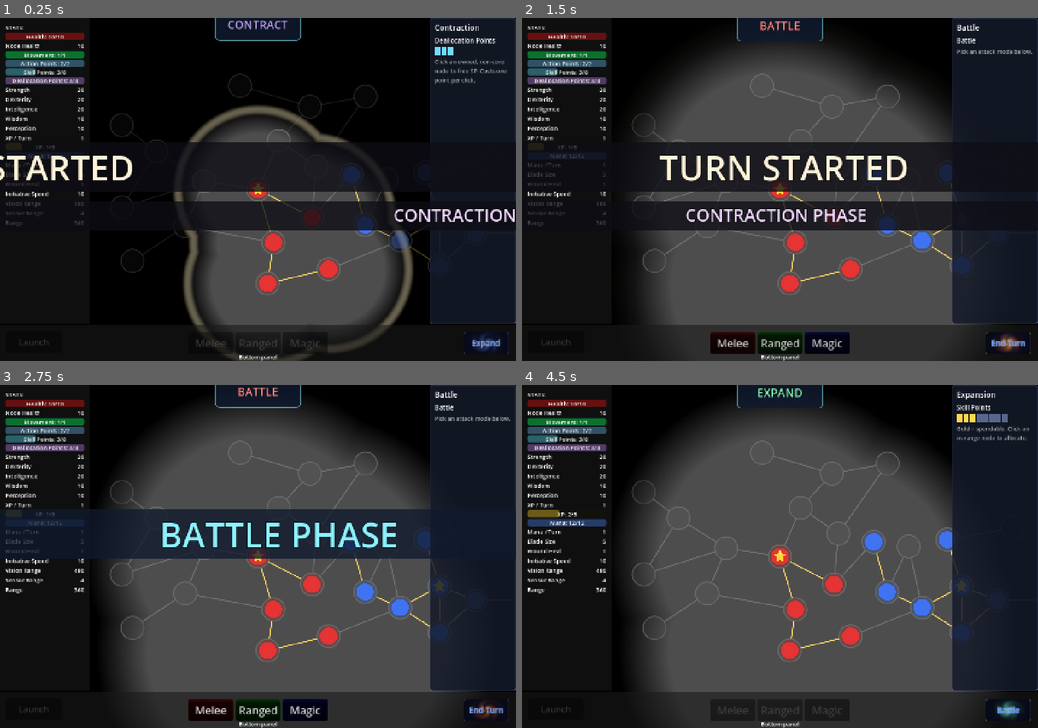
Above: before the commit, frames 1-4 (two rows, left to right).
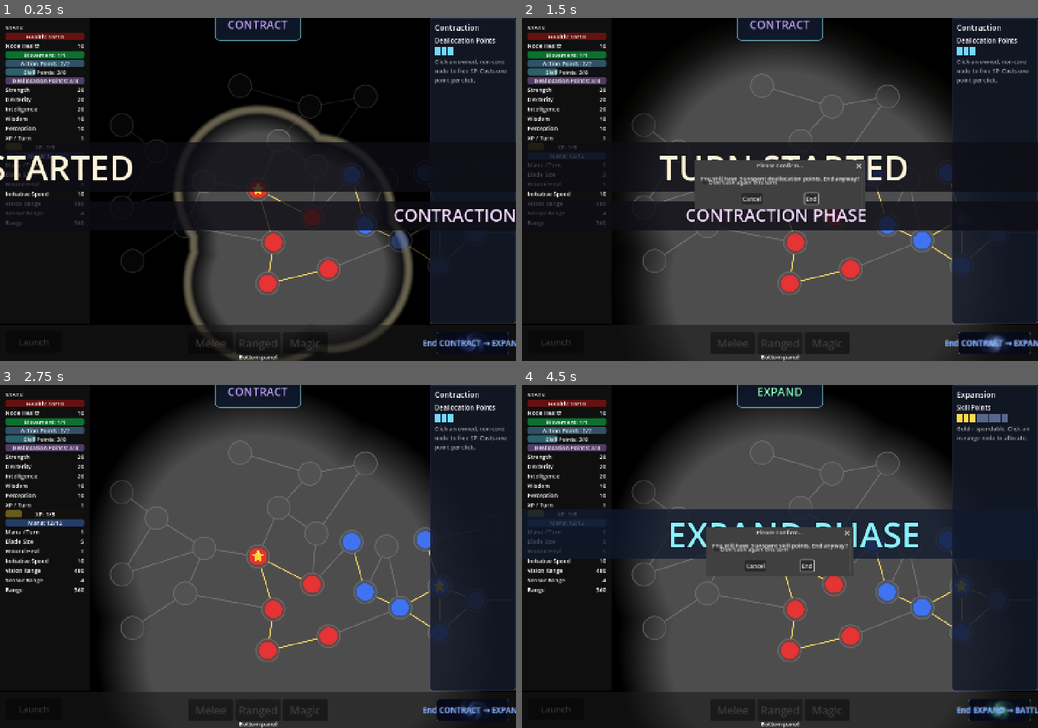
Above: after the commit, the same moments.

Repository: Koaieus/skill-tree-of-life
Game: Godot game, scene res://scenes/dev_sandbox.tscn
The game is run twice, just before and just after one commit, with the same random seed, the same clock (stepped at 60 frames per second) and the same inputs.
Inputs (mouse positions are in pixels of both pictures, inside the frame that each line leads up to):
- Up to frame 1 (0.25 s): no input
- Up to frame 2 (1.5 s): click "Expand" (after the commit: "End CONTRACT → EXPAND") at 0.5 s; click "Battle" (after the commit: "End CONTRACT → EXPAND") at 1.25 s
- Up to frame 3 (2.75 s): click (232, 566) at 2 s, where only the run after the commit has a clickable "Cancel"
- Up to frame 4 (4.5 s): click "End Turn" (after the commit: "End CONTRACT → EXPAND") at 2.75 s; click (810, 566) at 3.5 s, where only the run after the commit has a clickable "End"; click "Expand" (after the commit: "End EXPAND → BATTLE") at 4.25 s

The runs differ from the first frame. In frame 1, 0.4% of the frame differs, in the area x 82-100%, y 91-98%; in frame 2, 5.7%; in frame 3, 12%, in the area x 0-100%, y 0-98%; in frame 4, 8.7%.

Commit message:
feat(ui): end-turn button shows phase transition + warns on unspent points
Label now reads "End CONTRACT → EXPAND" / "End EXPAND → BATTLE" /
"End Turn" so the consequence of clicking is unambiguous.

When the current phase has unspent resources (DP / SP / AP), the
button raises a ConfirmationDialog before ending: "You still have
N unspent X. End anyway?" A "Don't ask again this turn" checkbox
latches a per-turn skip so determined players aren't nagged on
every phase. The latch resets in _on_turn_ended.

Closes #33

Co-Authored-By: Claude Opus 4.7 <noreply@anthropic.com>

Diff:
--- a/ui/ui_root.gd
+++ b/ui/ui_root.gd
@@ -20,6 +20,11 @@
 var _input_ctl: PlayerInputController
 var _battle_system: BattleSystem
 var _turn_manager: TurnManager
+
+# Per-turn latch — if the player ticked "Don't ask again this turn" in the
+# end-turn confirm dialog, skip the dialog for the rest of this turn. Reset
+# in _on_turn_ended.
+var _skip_end_turn_confirm: bool = false
 
 
 ## Injected by [GameRoot] once it and UIRoot are both in the tree. Reaches
@@ -139,8 +144,8 @@
 func _on_phase_changed(entity: Entity, phase: TurnManager.Phase) -> void:
 	end_turn_button.phase = float(phase)
 	match phase:
-		TurnManager.Phase.CONTRACT: end_turn_button.text = "Expand"
-		TurnManager.Phase.EXPAND:   end_turn_button.text = "Battle"
+		TurnManager.Phase.CONTRACT: end_turn_button.text = "End CONTRACT → EXPAND"
+		TurnManager.Phase.EXPAND:   end_turn_button.text = "End EXPAND → BATTLE"
 		TurnManager.Phase.BATTLE:   end_turn_button.text = "End Turn"
 	# Defensive: every phase transition also reaffirms button enabled state.
 	# turn_started is the canonical trigger, but if any rotation path ever
@@ -173,6 +178,9 @@
 		# Stale plan would outlive the turn; cancelling clears the launch
 		# button via attack_plan_changed → _refresh_launch_button.
 		_battle_system.cancel_attack()
+		# End-of-turn resets the unspent-points warning: next turn re-prompts
+		# even if the player checked "don't ask again" last time.
+		_skip_end_turn_confirm = false
 	_refresh_end_turn_button()
 
 
@@ -204,5 +212,58 @@
 func _on_end_turn_pressed() -> void:
 	if _turn_manager.current_entity == null:
 		return
+	if _skip_end_turn_confirm:
+		_advance_or_end_turn()
+		return
+	var warning := _unspent_warning()
+	if warning == "":
+		_advance_or_end_turn()
+		return
+	_show_end_turn_confirm(warning)
+
+
+func _advance_or_end_turn() -> void:
 	if not _turn_manager.advance_phase():
 		_turn_manager.end_turn()
+
+
+## Returns a short noun phrase if the current entity has resources they're
+## about to forfeit by ending the phase, else "".
+func _unspent_warning() -> String:
+	if _player == null or _player.stat_board == null:
+		return ""
+	match _turn_manager.current_phase:
+		TurnManager.Phase.CONTRACT:
+			var dp: PoolStat = _player.stat_board.deallocation_points
+			if dp != null and dp.current > 0:
+				return "%d unspent deallocation point%s" \
+						% [int(dp.current), "" if int(dp.current) == 1 else "s"]
+		TurnManager.Phase.EXPAND:
+			var sp: PoolStat = _player.stat_board.skill_points
+			if sp != null and sp.current > 0:
+				return "%d unspent skill point%s" \
+						% [int(sp.current), "" if int(sp.current) == 1 else "s"]
+		TurnManager.Phase.BATTLE:
+			var ap: PoolStat = _player.stat_board.action_points
+			if ap != null and ap.current > 0:
+				return "%d unspent action point%s" \
+						% [int(ap.current), "" if int(ap.current) == 1 else "s"]
+	return ""
+
+
+func _show_end_turn_confirm(warning: String) -> void:
+	var dlg := ConfirmationDialog.new()
+	dlg.dialog_text = "You still have %s. End anyway?" % warning
+	dlg.ok_button_text = "End"
+	dlg.cancel_button_text = "Cancel"
+	var checkbox := CheckBox.new()
+	checkbox.text = "Don't ask again this turn"
+	dlg.add_child(checkbox)
+	add_child(dlg)
+	dlg.confirmed.connect(func() -> void:
+		if checkbox.button_pressed:
+			_skip_end_turn_confirm = true
+		_advance_or_end_turn()
+		dlg.queue_free())
+	dlg.canceled.connect(dlg.queue_free)
+	dlg.popup_centered()
